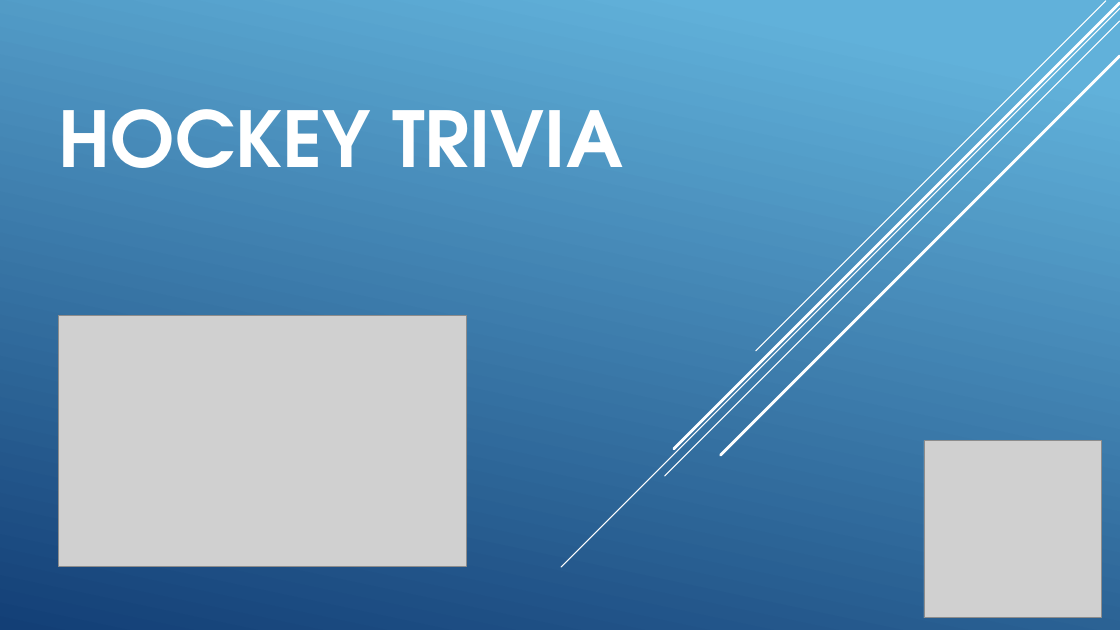
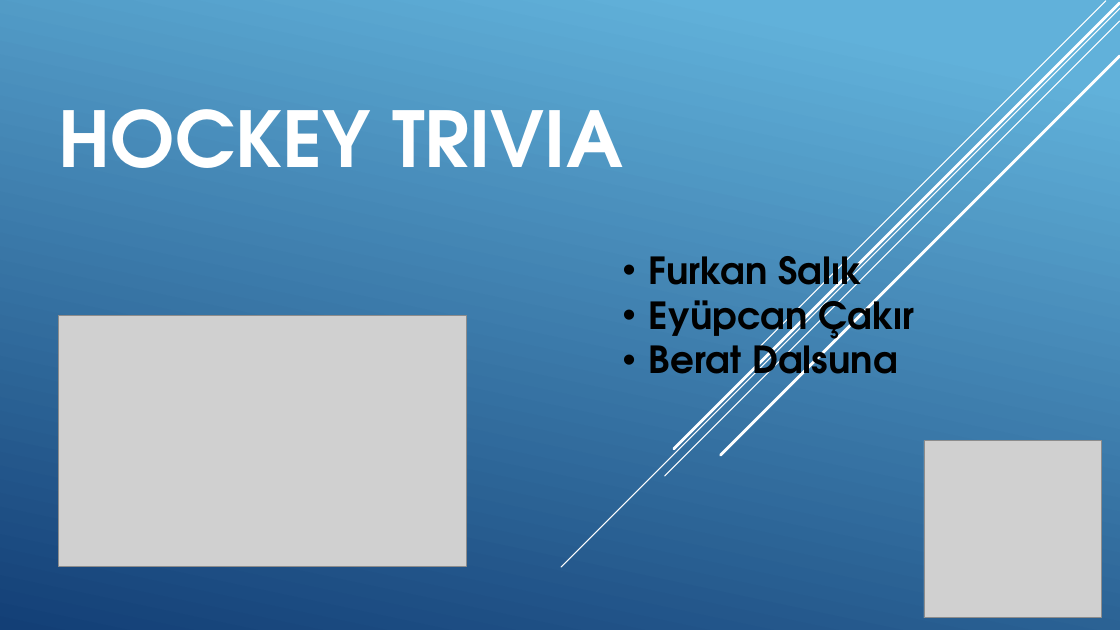
Before and after one commit to itudb2208/itudb2208, a slide deck: slide 1 of presentation/presentation.pptx. Drawn at 1120x630 pixels with LibreOffice and Linux fonts; fonts in the diff are those of the drawing; grey boxes stand for pictures. Boxes give left, top, right and bottom in pixels: in the first picture for what was removed or moved away, otherwise in the second. Text is boxed around its words. In the diff, an @@ line names an element or a change of style, - is before the commit and + after.

Commit message:
Added names

```diff
--- a/presentation/presentation.pptx
+++ b/presentation/presentation.pptx
@@ text added at [649, 244, 914, 389], 32 pt, text #000000, bold @@
+• Furkan Salık
+• Eyüpcan Çakır
+• Berat Dalsuna
```
